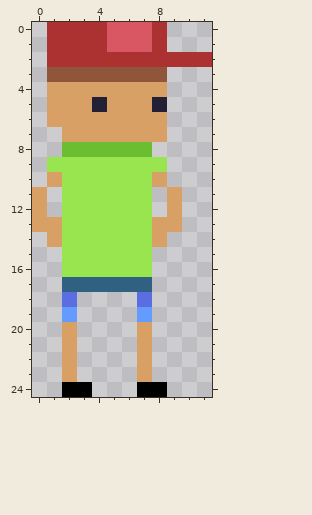
Pixel-art sprite -- assets/images/player.png. Above: the version before the commit.
The file is 12x25 pixels.
The same view after the edit:
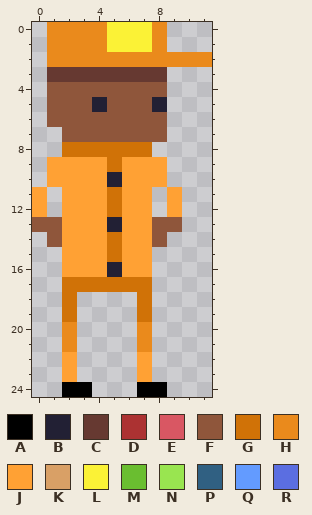
Palette (. is transparent): A #000000  B #222034  C #663931  D #ac3232  E #d95763  F #8f563b  G #d07207  H #ea8a1c  J #ffa134  K #d9a066  L #fbf236  M #6abe30  N #99e550  P #306082  Q #639bff  R #5b6ee1
From old to new:
Changed rows in their new state; - is an unchanged pixel.
first column x 0:
 0 -HHHHLLLH---
 1 -HHHHLLLH---
 2 -HHHHHHHHHHH
 3 -CCCCCCCC---
 4 -FFFFFFFF---
 5 -FFF-FFF----
 6 -FFFFFFFF---
 7 --FFFFFFF---
 8 --GGGGGG----
 9 -JJJJGJJJ---
10 -JJJJBJJJ---
11 J-JJJGJJ-J--
12 J-JJJGJJ-J--
13 FFJJJBJJFF--
14 -FJJJGJJF---
15 --JJJGJJ----
16 --JJJBJJ----
17 --GGGGGG----
18 --G----G----
19 --G----G----
20 --H----H----
21 --H----H----
22 --J----J----
23 --J----J----
